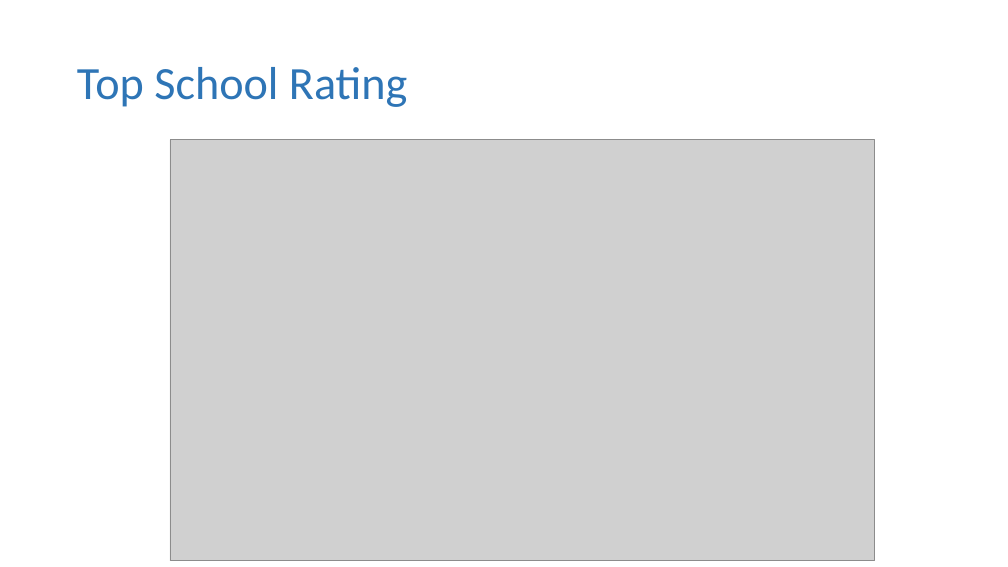
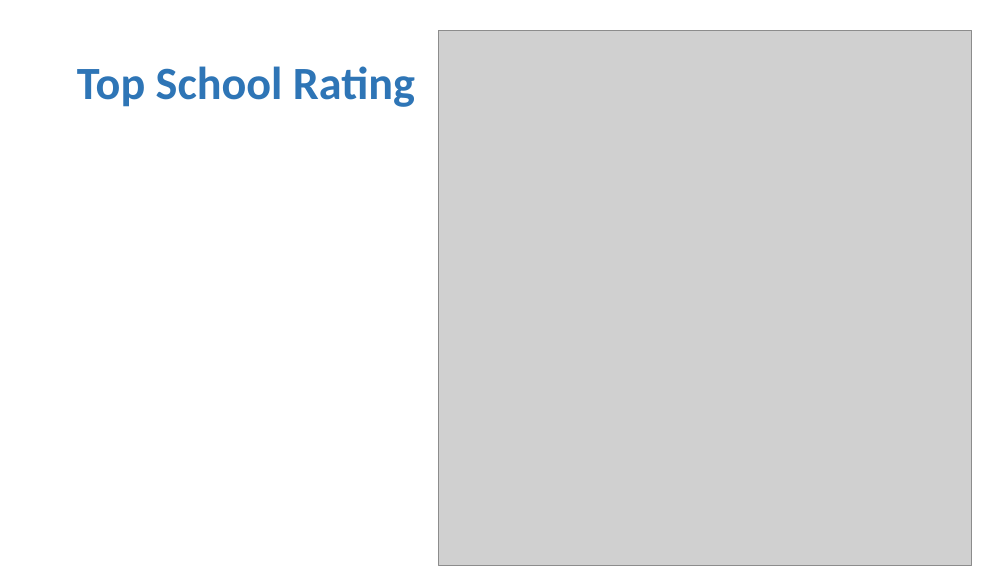
Before and after one commit to shafiq5/Coursera_Capstone, a slide deck: slide 13 of Week5/MyPresentation.pptx (slide 10 before the commit). Drawn at 1008x567 pixels with LibreOffice and Linux fonts; fonts in the diff are those of the drawing; grey boxes stand for pictures. Boxes give left, top, right and bottom in pixels: in the first picture for what was removed or moved away, otherwise in the second. Text is boxed around its words. In the diff, an @@ line names an element or a change of style, - is before the commit and + after.

```diff
--- a/Week5/MyPresentation.pptx
+++ b/Week5/MyPresentation.pptx
@@ title "Top School Rating" at bbox=[77, 66, 415, 107]: bold on @@
@@ picture added at bbox=[439, 30, 972, 566] @@
@@ picture removed at bbox=[170, 140, 875, 561] @@
```
Also in this commit, not shown: 3 other slides changed, 9 slides added, 5 slides removed, 2 other files.
